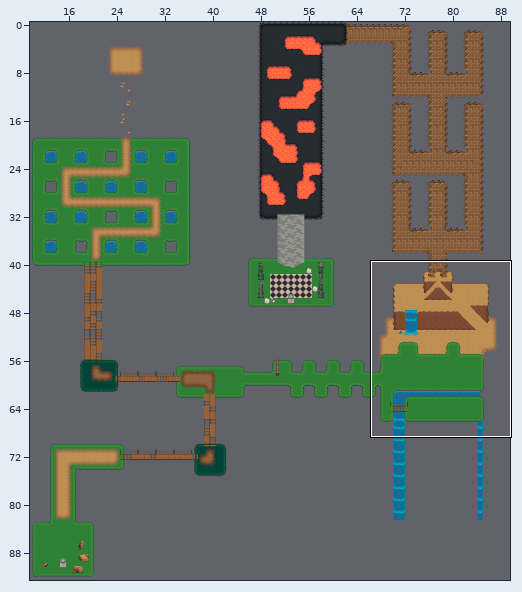
Level history. Tiled map: core/assets/LevelSix.tmx. The picture above shows the old version from afar; the outline marks the close-up.
Close-up. As it was:
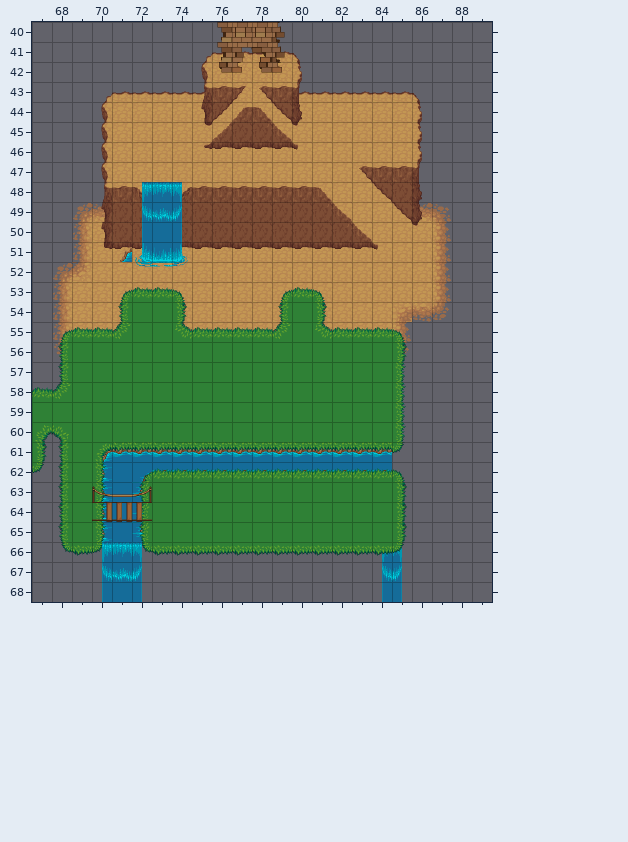
Cells are 32x32 px. Shown: x 67..89, y 40..68.
New version:
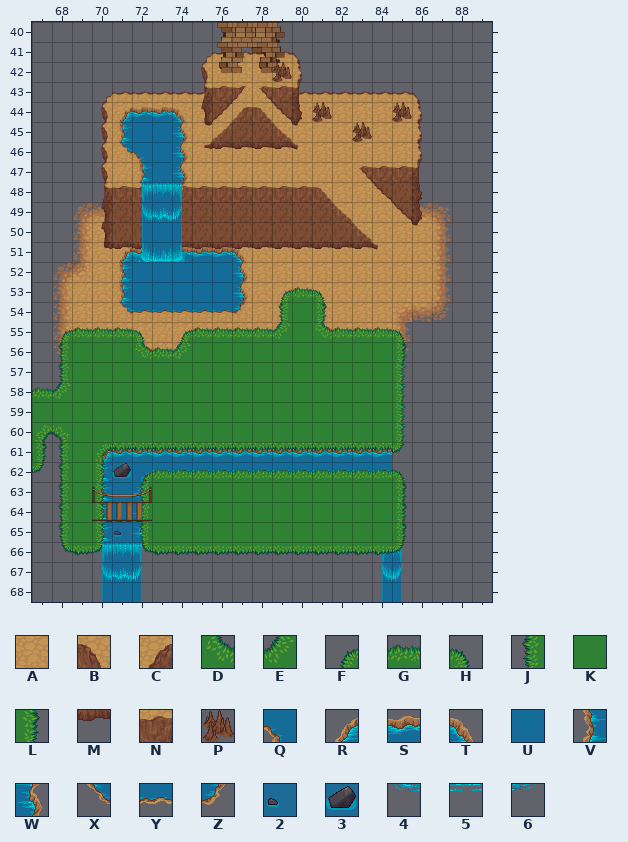
Key: from "BaseMapElements": A 38, B 40, C 41, D 54, E 55, F 85, G 86, H 87, J 117, K 118, L 119, M 134, N 164, P 257, Q 299, R 361, S 362, T 363, U 391, V 393, W 395, X 425, Y 426, Z 427, 2 454, 3 455, 4 533, 5 534, 6 535.
_ is an empty cell.
From the commit log: updated level six, still needs work though
Diff:
Layer "Tile Layer 1":
y 48: x 72 _ -> N; x 74 _ -> N
y 51: x 72 A -> S; x 74..76 AAA -> SSS
y 52..53: x 72..76 AAAAA -> _____
y 55: x 72..73 __ -> AA
y 56: x 72..74 ___ -> AAA
y 62: x 71 U -> 3
y 65: x 71 U -> 2
Layer "Tile Layer 2":
y 45: x 74 _ -> T
y 46: x 72..74 ___ -> VUW
y 48: x 72 B -> X; x 74 C -> Z
y 51: x 77 M -> T
y 52: x 71..77 _______ -> VUUUUUW
y 53: x 71..77 FGGH___ -> VUUUUUW
y 54: x 71..77 JKKL___ -> XYYYYYZ
y 55: x 71..74 EKKD -> ____
y 56: x 72..74 KKK -> ___
Layer "Tile Layer 3":
y 42: x 79 _ -> P
y 44: x 71..74 ____ -> RSST; x 81 _ -> P; x 85 _ -> P
y 45: x 71..74 ____ -> VUUW; x 83 _ -> P
y 46: x 71..72 __ -> XQ
y 47: x 72..74 ___ -> VUW
y 51: x 77 _ -> M
y 52: x 72..74 456 -> ___
y 55: x 71..72 __ -> GH; x 74 _ -> F
y 56: x 72..74 ___ -> DGE
Where, in picture pixels (left, top, right, bottom), the same in both close-ups:
added: (272, 62, 292, 82)
changed: (118, 106, 192, 202)
added: (312, 102, 332, 122)
added: (392, 102, 412, 122)
added: (352, 122, 372, 142)
changed: (112, 247, 248, 359)
changed: (112, 462, 132, 482)
changed: (112, 522, 132, 542)
